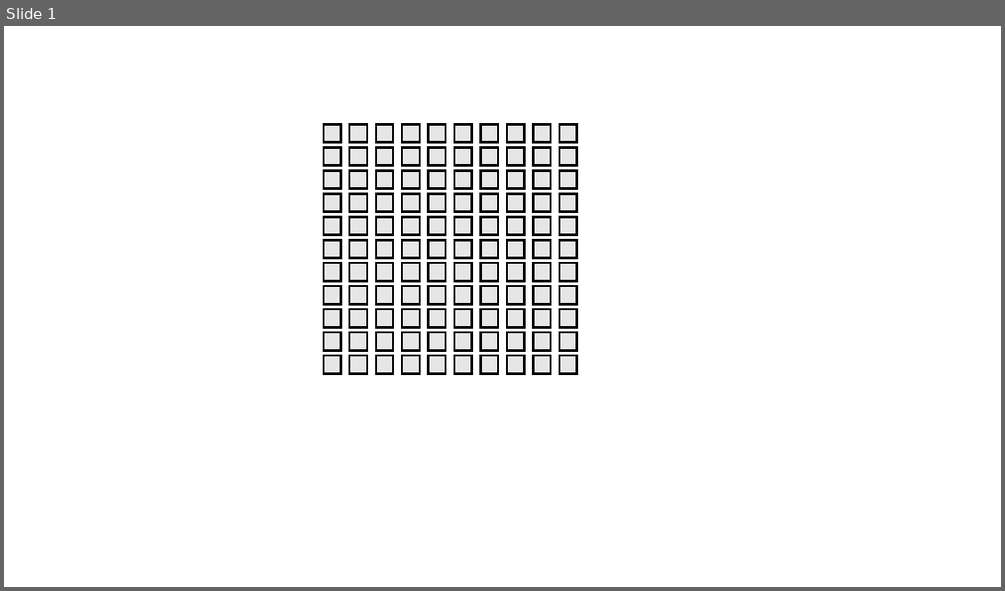
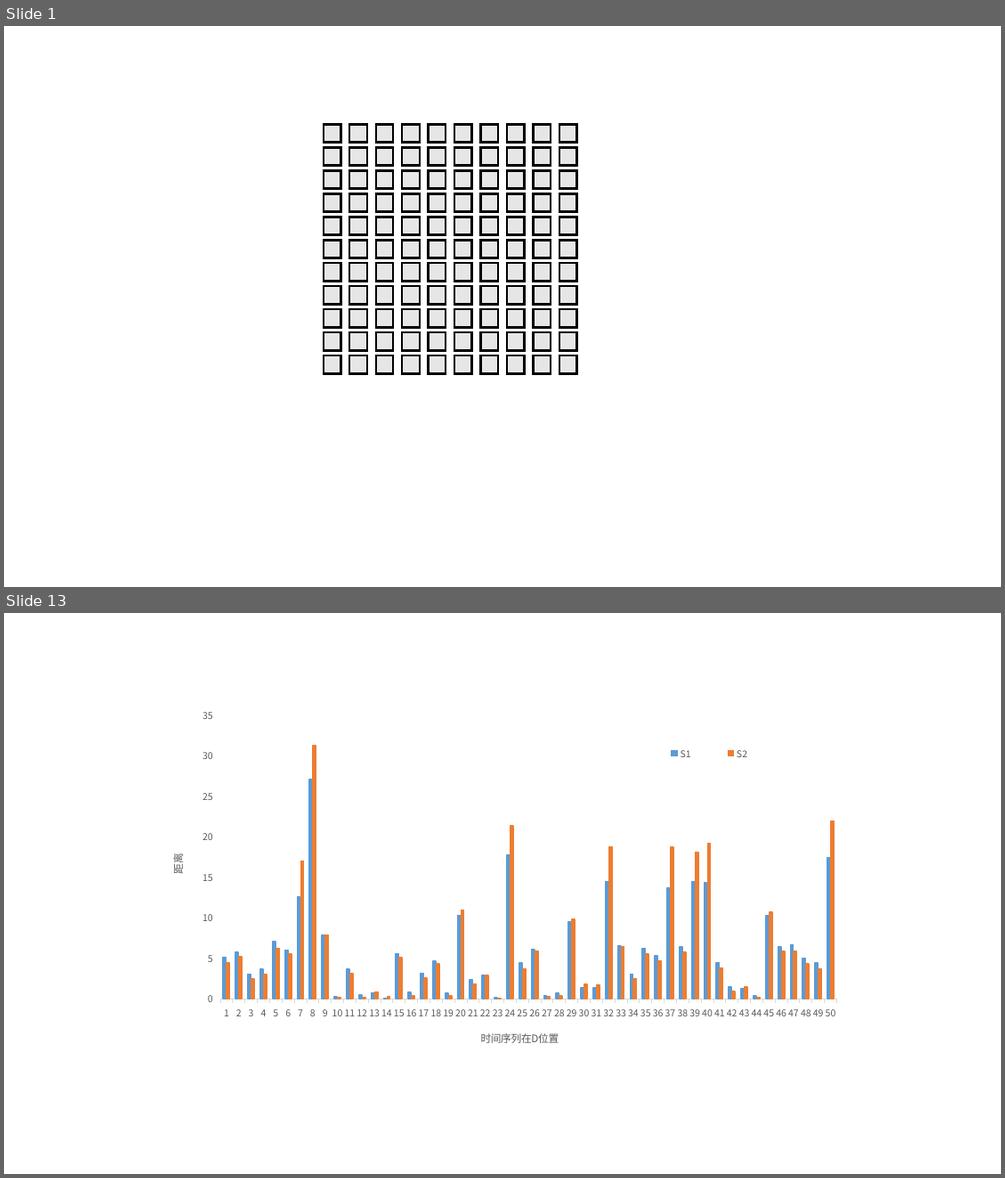
Before and after one commit to jiangyy5318/mythesis, a slide deck: thuthesis图.pptx. Shown one above the other, each under a label of ours: slide 1 before the commit, slides 1 and 13 after it; the slides between them are not shown. The pictures are 1005x591 and 1005x1178 pixels, drawn with LibreOffice and Linux fonts; fonts in the diff are those of the drawing. Boxes give left, top, right and bottom in pixels: in the first picture for what was removed or moved away, otherwise in the second. Text is boxed around its words. In the diff, an @@ line names an element or a change of style, - is before the commit and + after.

```diff
--- a/thuthesis图.pptx
+++ b/thuthesis图.pptx
@@ slide 13 added at (x1=4, y1=613, x2=1001, y2=1174), background #FFFFFF @@
@@ column chart added at (x1=154, y1=700, x2=850, y2=1086) @@
+categories: 1, 2, 3, 4, 5, 6, 7, 8, 9, 10, 11, 12, 13, 14, 15, 16, 17, 18, 19, 20, 21, 22, 23, 24, 25, 26, 27, 28, 29, 30, 31, 32, 33, 34, 35, 36, 37, 38, 39, 40, 41, 42, 43, 44, 45, 46, 47, 48, 49, 50
+S1: 5, 6, 3, 4, 7, 6, 13, 27, 8, 0, 4, 0, 1, 0, 6, 1, 3, 5, 1, 10, 2, 3, 0, 18, 4, 6, 0, 1, 9, 1, 1, 14, 6, 3, 6, 5, 14, 6, 14, 14, 4, 1, 1, 0, 10, 6, 7, 5, 4, 17
+S2: 4, 5, 2, 3, 6, 5, 17, 31, 8, 0, 3, 0, 1, 0, 5, 0, 3, 4, 0, 11, 2, 3, 0, 21, 4, 6, 0, 0, 10, 2, 2, 19, 6, 2, 5, 5, 19, 6, 18, 19, 4, 1, 1, 0, 11, 6, 6, 4, 4, 22
```
Also in this commit, not shown: 25 other slides added, 41 other files.
